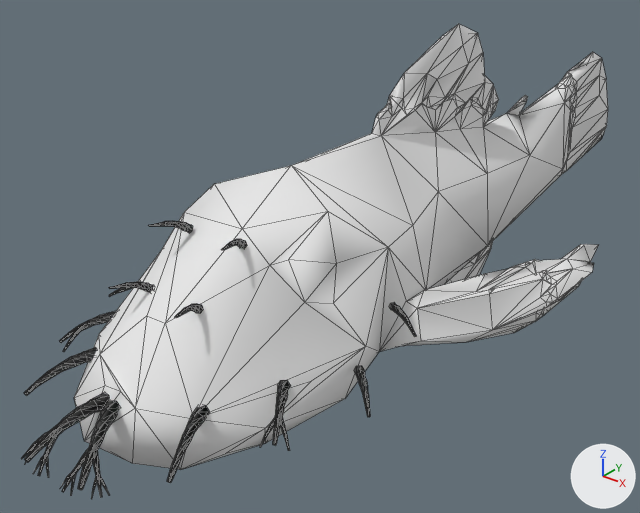
Two versions of the glTF model apps/web/public/assets/fish/bristlenose-pleco/lod2.glb, one commit apart.
Both versions are drawn from a 50 mm camera at (0.0473, -0.0676, 0.038) aimed at (-0.007, 0.0003, -0.004). Every picture has the same lights, and +X, +Y and +Z are marked at lower right. The picture after the commit comes second. Mesh edges are drawn as thin lines. Vertices at exactly the same position are counted once.

The first picture shows 'bristlenose-pleco'.
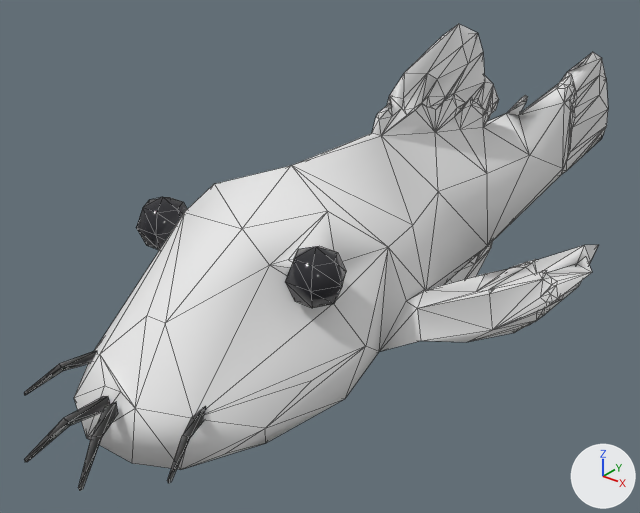
What changed in the scene script:
```text
Add mat_eye:
    mat_eye = principled_material('Eye')
    mat_eye.base_color = (0.02, 0.02, 0.025)  # black #27272c
    mat_eye.roughness = 0.12
Change me_bristlenose_pleco:
    used by ob_bristlenose_pleco; location = (0.0, 0.0, 0.0)
    remove me_bristlenose_pleco.from_pydata(...)  # 1405 vertices, 2598 faces; spans x -0.0196..0.0198, y -0.0408..0.061, z -0.014..0.0195
    add me_bristlenose_pleco.from_pydata(...)  # 682 vertices, 1330 faces; spans x -0.0196..0.0198, y -0.0407..0.061, z -0.014..0.0195
    me_bristlenose_pleco part 1: a new loose piece, a UV sphere (6 segments, 4 rings, poles along z) spanning x -0.0112..-0.0061, y -0.0219..-0.0175, z 0.0037..0.0088, in mat_eye (black #27272c)
    me_bristlenose_pleco part 2: a new loose piece, a UV sphere (6 segments, 4 rings, poles along z) spanning x 0.0061..0.0112, y -0.0219..-0.0175, z 0.004..0.009, in mat_eye (black #27272c)
    me_bristlenose_pleco part 3: 26 loose pieces with 585 vertices, spanning x -0.0151..0.0154, y -0.0408..-0.0117, z -0.0043..0.0096, are deleted
    me_bristlenose_pleco part 4: 2 vertices moved within x -0.0057..0.0009, y -0.034..-0.0304, z -0.0016..-0.0007; 196 vertices removed from x -0.0195..0.0193, y -0.0407..0.0271, z -0.0138..0.0135; 24 vertices added at x -0.0182..0.0185, y -0.0407..0.0109, z -0.0074..0.0071
    me_bristlenose_pleco part 5: 6 vertices removed from x -0.0011..0.0012, y 0.0426..0.0555, z 0.0035..0.0072
    add me_bristlenose_pleco.materials.append(mat_eye)  # black #27272c
```

Where the change shows, as pixel boxes [x1, y1, x2, y2] in the pictures (640 x 513 px):
'bristlenose-pleco', reshaped: before [22, 24, 608, 499]; after [24, 24, 608, 490]
part 1 of me_bristlenose_pleco, added (black): after [136, 197, 187, 250]
part 2 of me_bristlenose_pleco, added (black): after [285, 246, 346, 308]
part 3 of me_bristlenose_pleco, deleted: before [22, 221, 416, 499]
part 4 of me_bristlenose_pleco, cut back: before [24, 83, 594, 490]; after [24, 219, 592, 490]
part 5 of me_bristlenose_pleco, deleted: before [564, 59, 601, 99]
